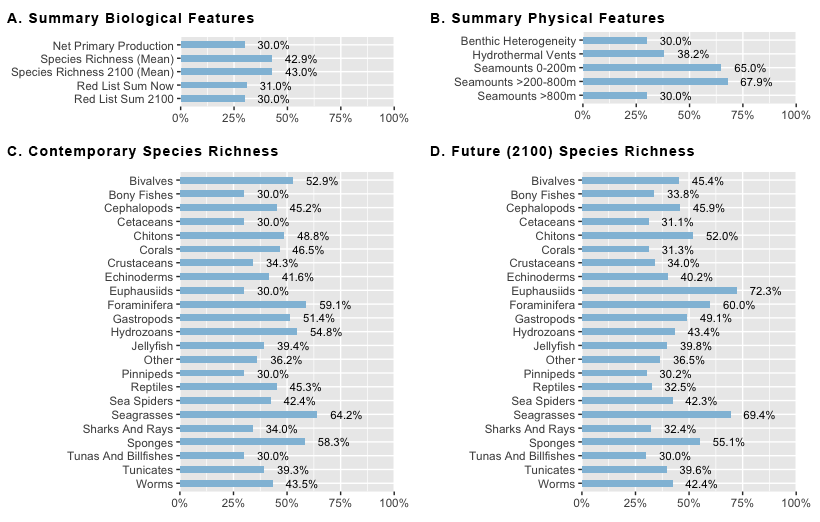
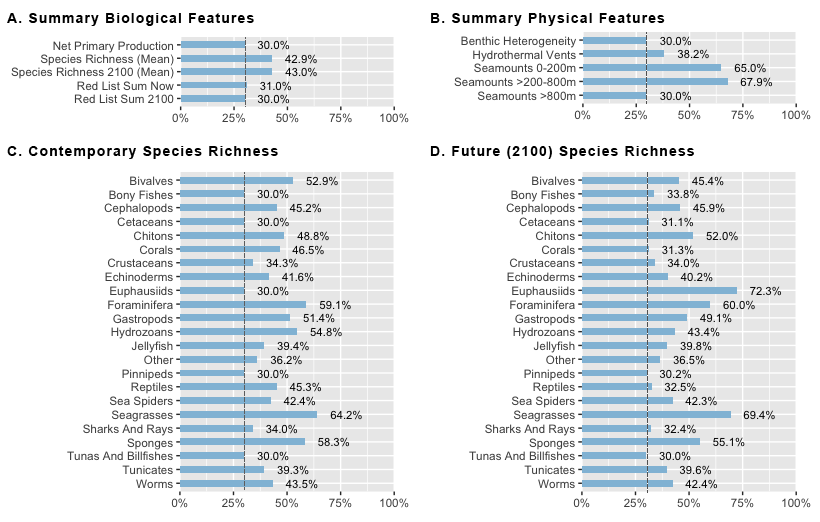
Comparing the layer stacks of the two 820x522 images. Changes:
added layer "Shape 3" above "Shape 2" over [647,172,648,493]
added layer "Shape 2" above "Shape 1" over [646,32,647,104]
added layer "Shape 1" above "D. Future (2100) Species Richness" over [244,37,246,490]
